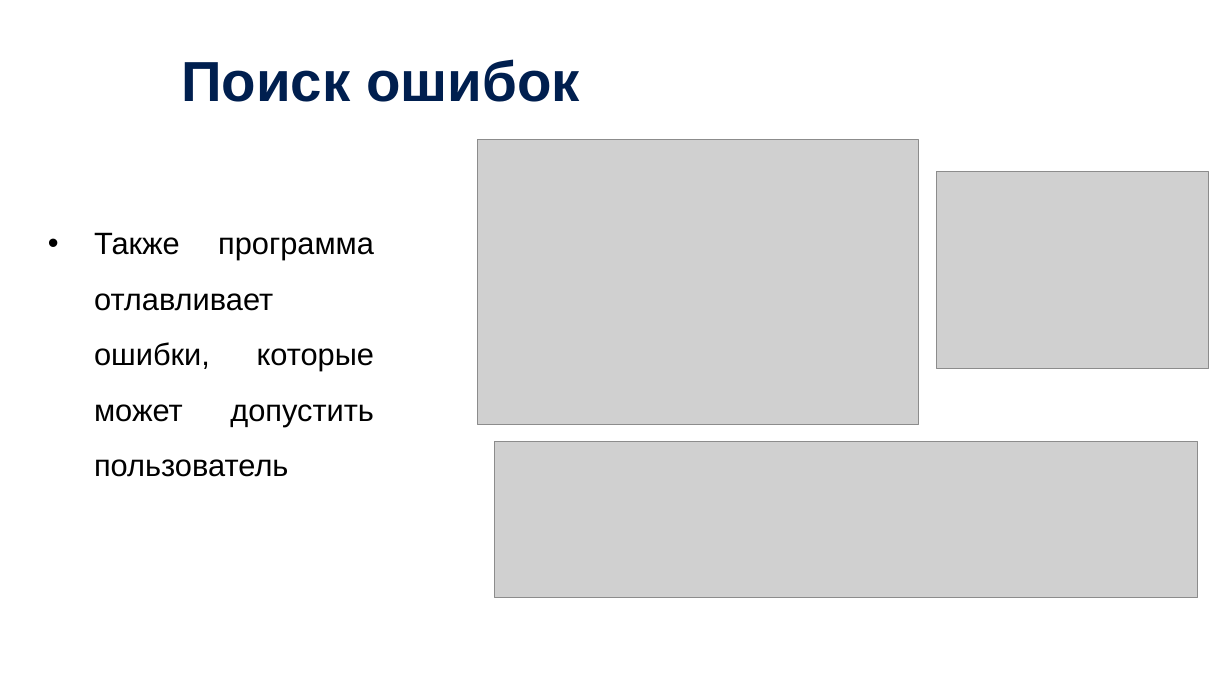
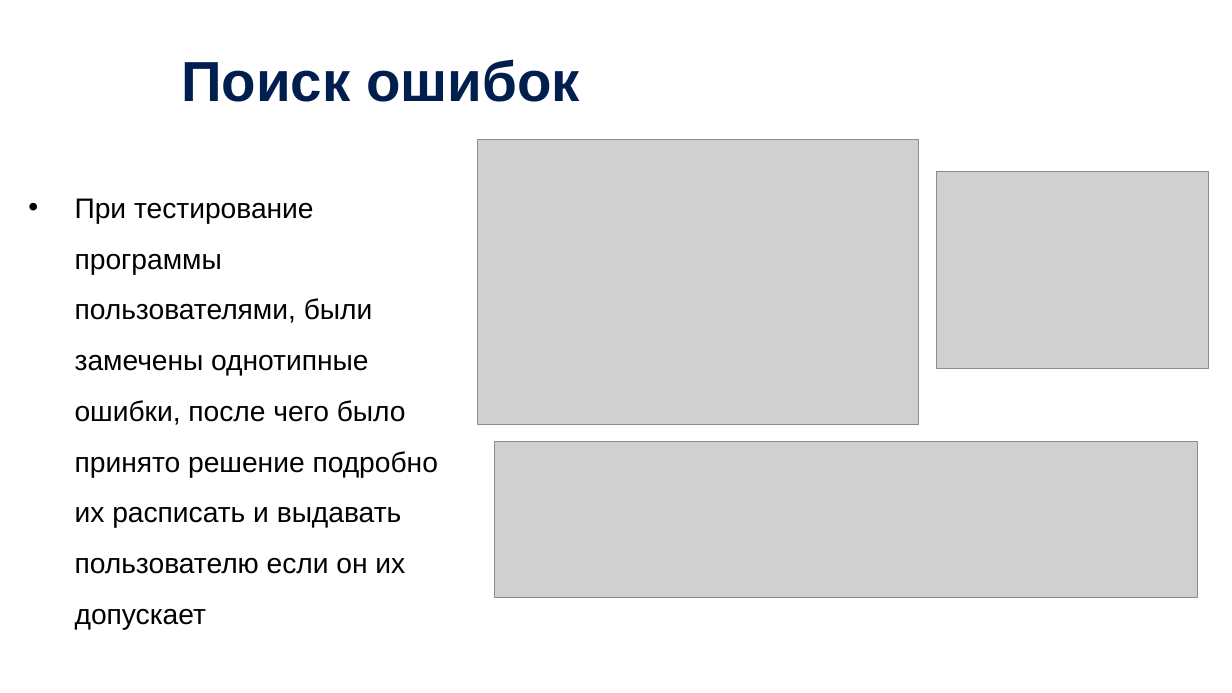
Before and after one commit to kuushma/calculat, a slide deck: slide 6 of documentation/Кушнарева презентация_калькулятор.pptx. Drawn at 1232x693 pixels with LibreOffice and Linux fonts; fonts in the diff are those of the drawing; grey boxes stand for pictures; background and template pictures are left out. Boxes give left, top, right and bottom in pixels: in the first picture for what was removed or moved away, otherwise in the second. Text is boxed around its words. In the diff, an @@ line names an element or a change of style, - is before the commit and + after.

```diff
--- a/documentation/Кушнарева презентация_калькулятор.pptx
+++ b/documentation/Кушнарева презентация_калькулятор.pptx
@@ text at (75,198,438,630): text changed; size 24 to 22 pt @@
-• Также программа отлавливает ошибки, которые может допустить пользователь
+• При тестирование программы пользователями, были замечены однотипные ошибки, после чего было принято решение подробно их расписать и выдавать пользователю если он их допускает
```
Also in this commit, not shown: 8 other slides changed, 4 other files.
